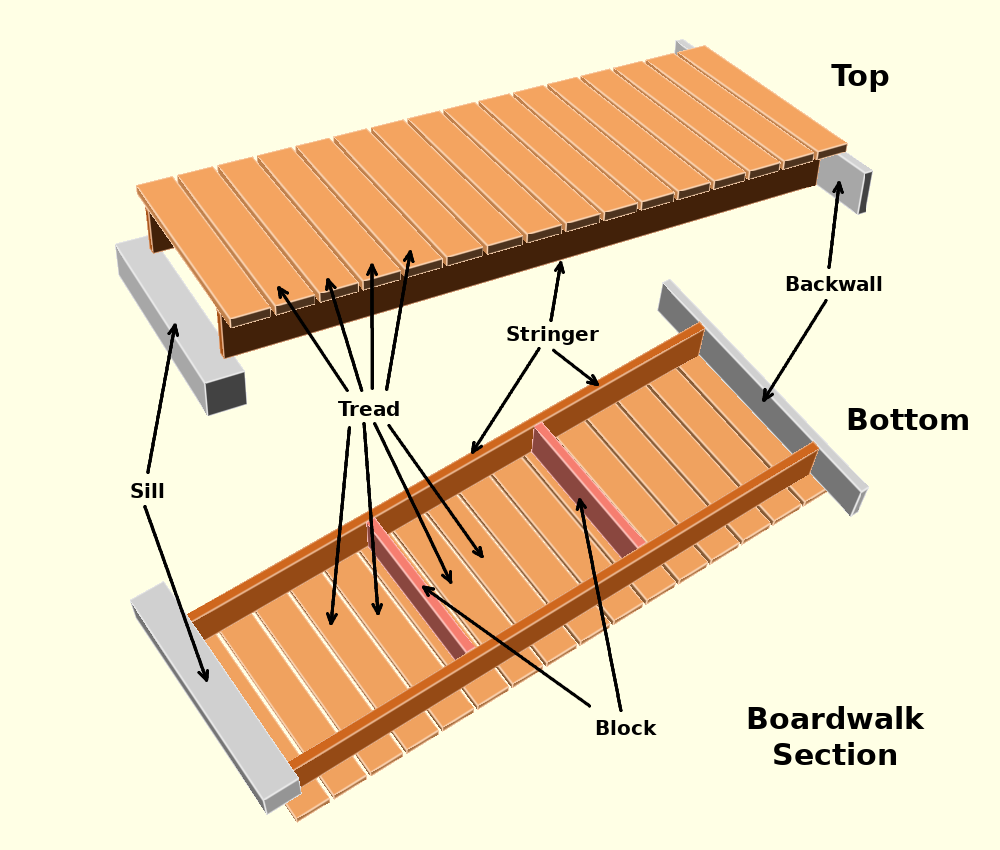
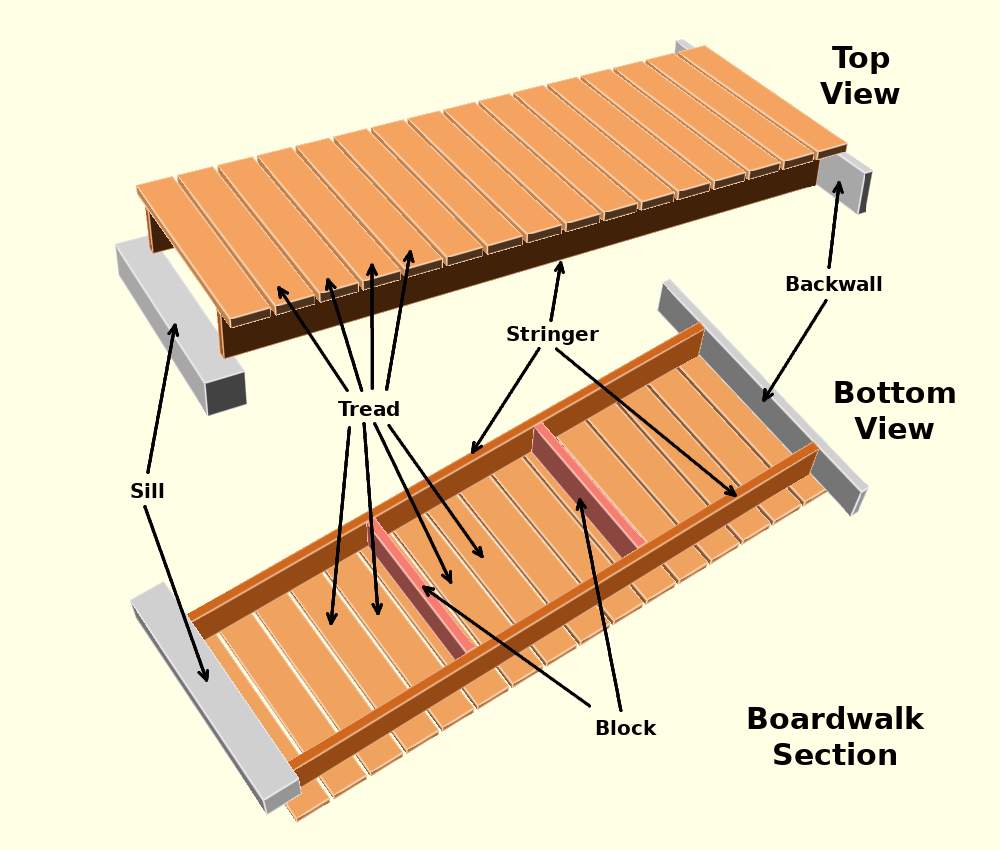
Layer changes from the first 1000x850 image to the second:
renamed "Bottom" to "Bottom ...", painted on it over [835, 381, 968, 439]
renamed "Top" to "Top ...", painted on it over [820, 46, 900, 104]
painted on "Arrow #4" over [552, 347, 737, 497]
